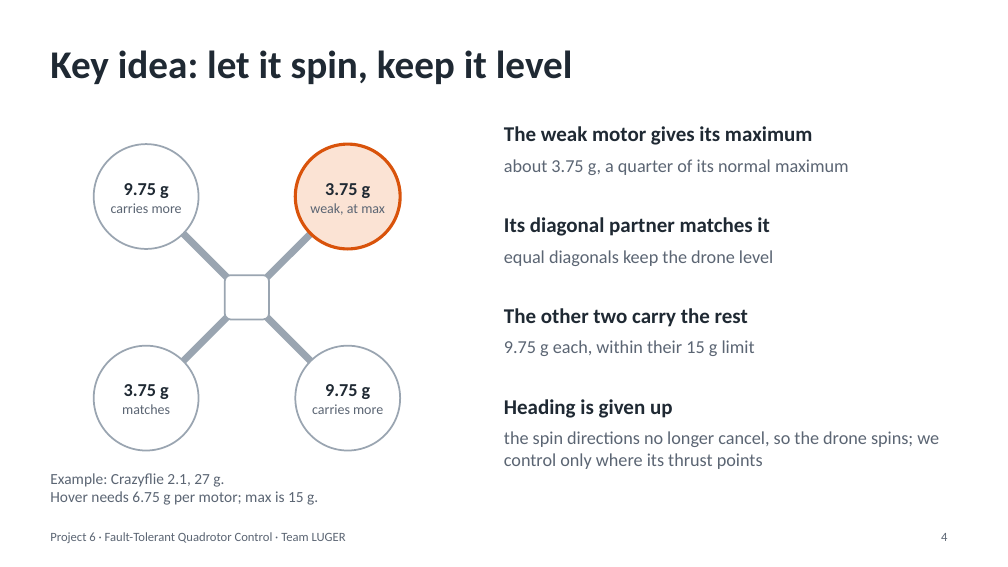
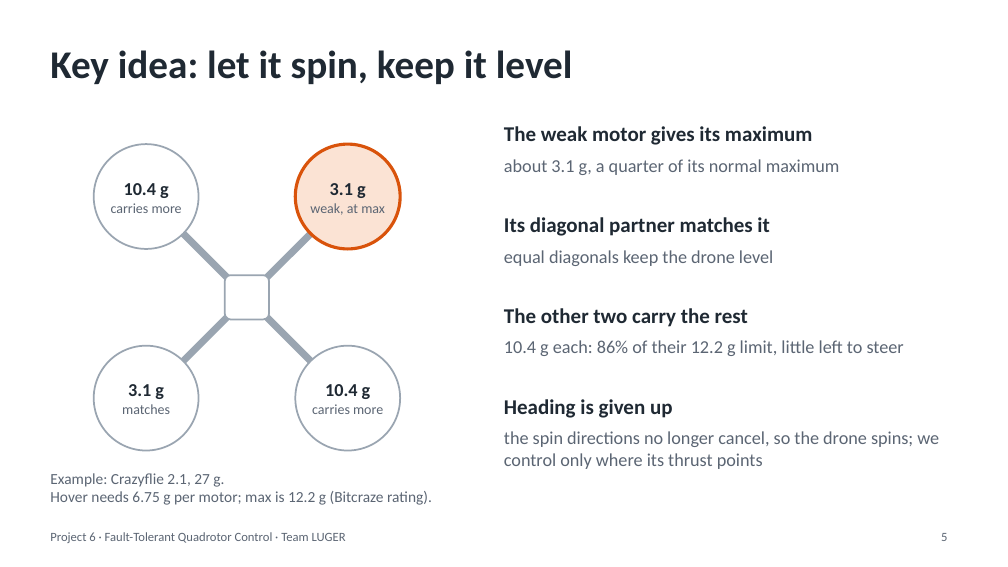
Before and after one commit to Pavaneswar6699/UAV_FAULT_TOLERANT_QUADROTOR_CONTROL, a slide deck: slide 5 of Fault-Tolerant Quadrotor Control - Crazyflie.pptx (slide 4 before the commit). Drawn at 1008x567 pixels with LibreOffice and Linux fonts; fonts in the diff are those of the drawing. Boxes give left, top, right and bottom in pixels: in the first picture for what was removed or moved away, otherwise in the second. Text is boxed around its words. In the diff, an @@ line names an element or a change of style, - is before the commit and + after.

```diff
--- a/Fault-Tolerant Quadrotor Control - Crazyflie.pptx
+++ b/Fault-Tolerant Quadrotor Control - Crazyflie.pptx
@@ text at <box>504,159,840,175</box>: text changed @@
-about 3.75 g, a quarter of its normal maximum
+about 3.1 g, a quarter of its normal maximum
@@ text at <box>124,183,169,198</box>: text changed @@
-9.75 g
+10.4 g
@@ text at <box>330,183,366,198</box>: text changed @@
-3.75 g
+3.1 g
@@ text at <box>504,340,904,356</box>: text changed @@
-9.75 g each, within their 15 g limit
+10.4 g each: 86% of their 12.2 g limit, little left to steer
@@ text at <box>128,384,164,399</box>: text changed @@
-3.75 g
+3.1 g
@@ text at <box>325,384,371,399</box>: text changed @@
-9.75 g
+10.4 g
@@ text at <box>50,491,432,505</box>: text changed @@
-Hover needs 6.75 g per motor; max is 15 g.
+Hover needs 6.75 g per motor; max is 12.2 g (Bitcraze rating).
@@ page number at <box>941,533,947,541</box>: text changed @@
-4
+5
```
Also in this commit, not shown: 6 other slides changed, 2 slides added.
